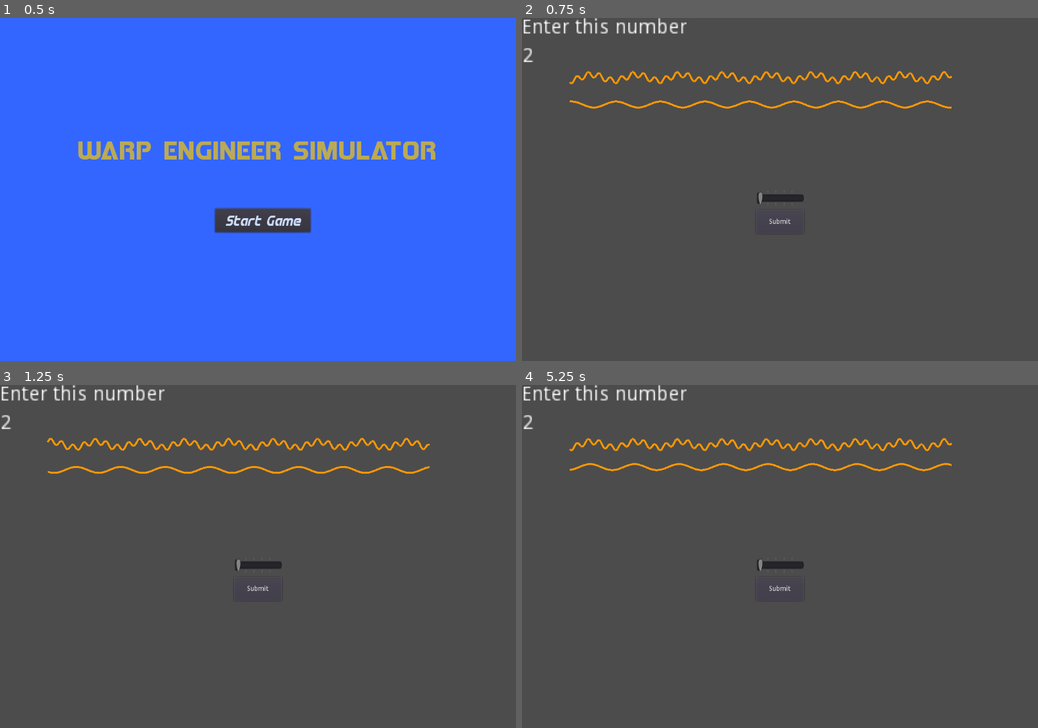
Above: before the commit, frames 1-4 (two rows, left to right).
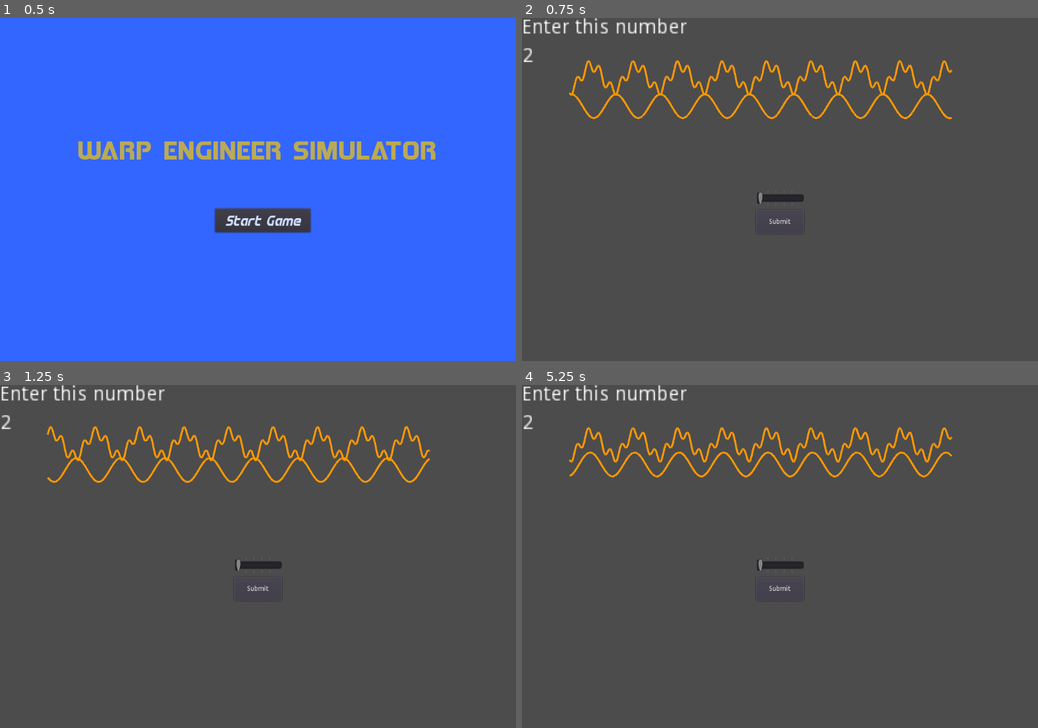
Above: after the commit, the same moments.

Repository: squiggle-at-squiggle/LDJam49
Game: Godot game, scene res://Scenes/Main.tscn
Two runs of this game, one before a commit and one after it. Both use one fixed random seed, a clock stepped at 60 frames per second and the inputs below.
Inputs:
- Up to frame 1 (0.5 s): no input
- Up to frame 2 (0.75 s): click "Start Game" at 0.5 s
- Up to frame 3 (1.25 s): no input
- Up to frame 4 (5.25 s): click "Submit" at 1.25 s; click "Submit" at 2 s; click "Submit" at 2.75 s; tap Enter at 3.5 s; tap Space at 4.25 s; click "Start Game" at 5 s

Frame 1 is identical in both runs. In frame 2, 2.7% of the frame differs, in the area x 9-84%, y 12-30%; in frame 3, 2.8%; in frame 4, 2.8%, in the area x 9-84%, y 12-28%.

Commit message:
added countdown scene and started work on a countdown timer

Diff:
--- /dev/null
+++ b/Code/Countdown.gd
@@ -0,0 +1,23 @@
+extends Control
+
+signal time_up
+
+# Declare member variables here. Examples:
+var time_remaining
+
+
+# Called when the node enters the scene tree for the first time.
+func _ready():
+	pass # Replace with function body.
+
+
+# Called every frame. 'delta' is the elapsed time since the previous frame.
+#func _process(delta):
+#	pass
+
+func set_timer(initial_time):
+	time_remaining = initial_time
+
+
+func increase_time(increase_amount):
+	time_remaining += increase_amount
--- a/Code/EngineGraph.gd
+++ b/Code/EngineGraph.gd
@@ -1,8 +1,8 @@
 extends Node2D
 
-var a = 1
+var a = 2
 var b = 0
-var c = 1
+var c = 4
 var d = 1
 var t = 0
 
--- /dev/null
+++ b/Scenes/Countdown.tscn
@@ -0,0 +1,37 @@
+[gd_scene load_steps=4 format=2]
+
+[ext_resource path="res://Code/Countdown.gd" type="Script" id=1]
+[ext_resource path="res://Fonts/Digital Play St.ttf" type="DynamicFontData" id=2]
+
+[sub_resource type="DynamicFont" id=1]
+size = 64
+font_data = ExtResource( 2 )
+
+[node name="Countdown" type="Control"]
+margin_right = 40.0
+margin_bottom = 40.0
+script = ExtResource( 1 )
+__meta__ = {
+"_edit_use_anchors_": false
+}
+
+[node name="ColorRect" type="ColorRect" parent="."]
+margin_right = 115.0
+margin_bottom = 120.0
+color = Color( 0.2, 0.333333, 0.466667, 0.133333 )
+__meta__ = {
+"_edit_use_anchors_": false
+}
+
+[node name="TimerText" type="Label" parent="."]
+margin_right = 102.0
+margin_bottom = 117.0
+custom_fonts/font = SubResource( 1 )
+custom_colors/font_color = Color( 0.733333, 0.266667, 0.0666667, 1 )
+text = "88"
+align = 1
+__meta__ = {
+"_edit_use_anchors_": false
+}
+
+[node name="Countdown" type="Timer" parent="."]
